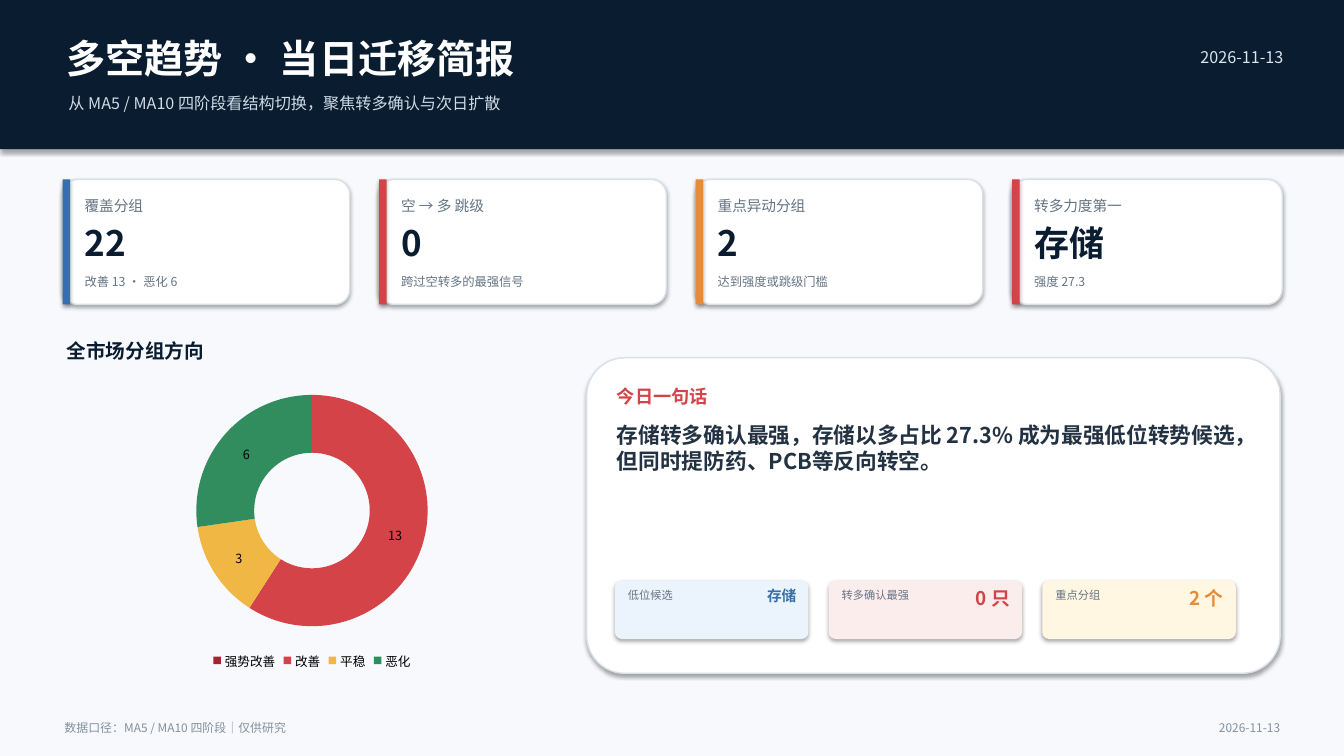
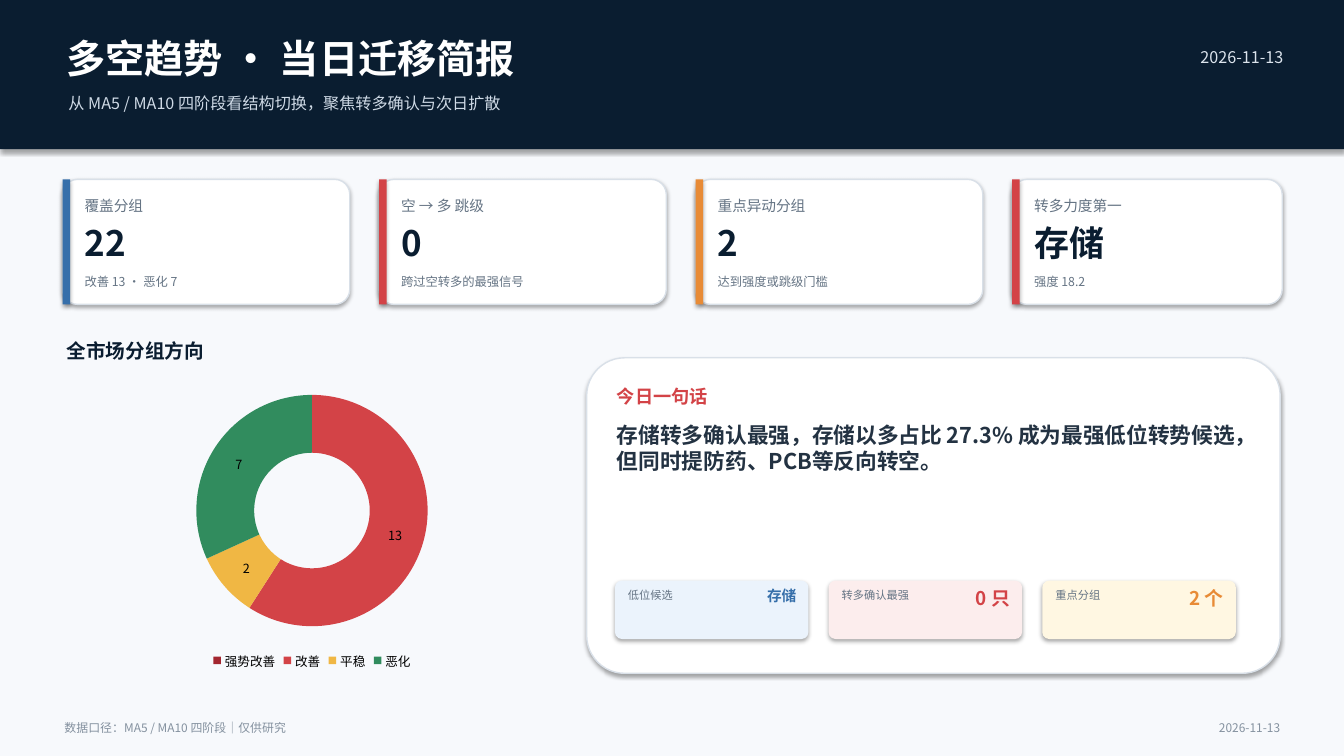
Before and after one commit to nancybhc/a-share-blast-lab, a slide deck: slide 1 of assets/多空阶段简报_2026-11-13.pptx. Drawn at 1344x756 pixels with LibreOffice and Linux fonts; fonts in the diff are those of the drawing. Boxes give left, top, right and bottom in pixels: in the first picture for what was removed or moved away, otherwise in the second. Text is boxed around its words. In the diff, an @@ line names an element or a change of style, - is before the commit and + after.

```diff
--- a/assets/多空阶段简报_2026-11-13.pptx
+++ b/assets/多空阶段简报_2026-11-13.pptx
@@ text at bbox=[85, 276, 178, 287]: text changed @@
-改善 13 · 恶化 6
+改善 13 · 恶化 7
@@ text at bbox=[1034, 276, 1085, 287]: text changed @@
-强度 27.3
+强度 18.2
@@ doughnut chart at bbox=[73, 381, 552, 674] @@
@@ Series 1, 平稳: 3 to 2 @@
@@ Series 1, 恶化: 6 to 7 @@
```
Also in this commit, not shown: 3 other slides changed, 13 other files.
